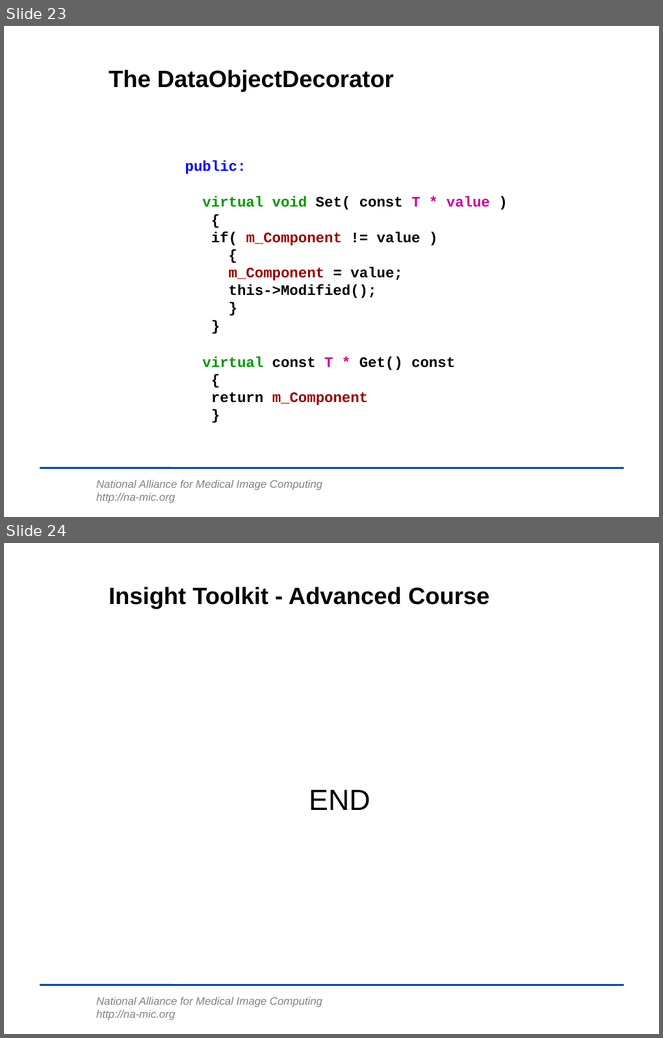
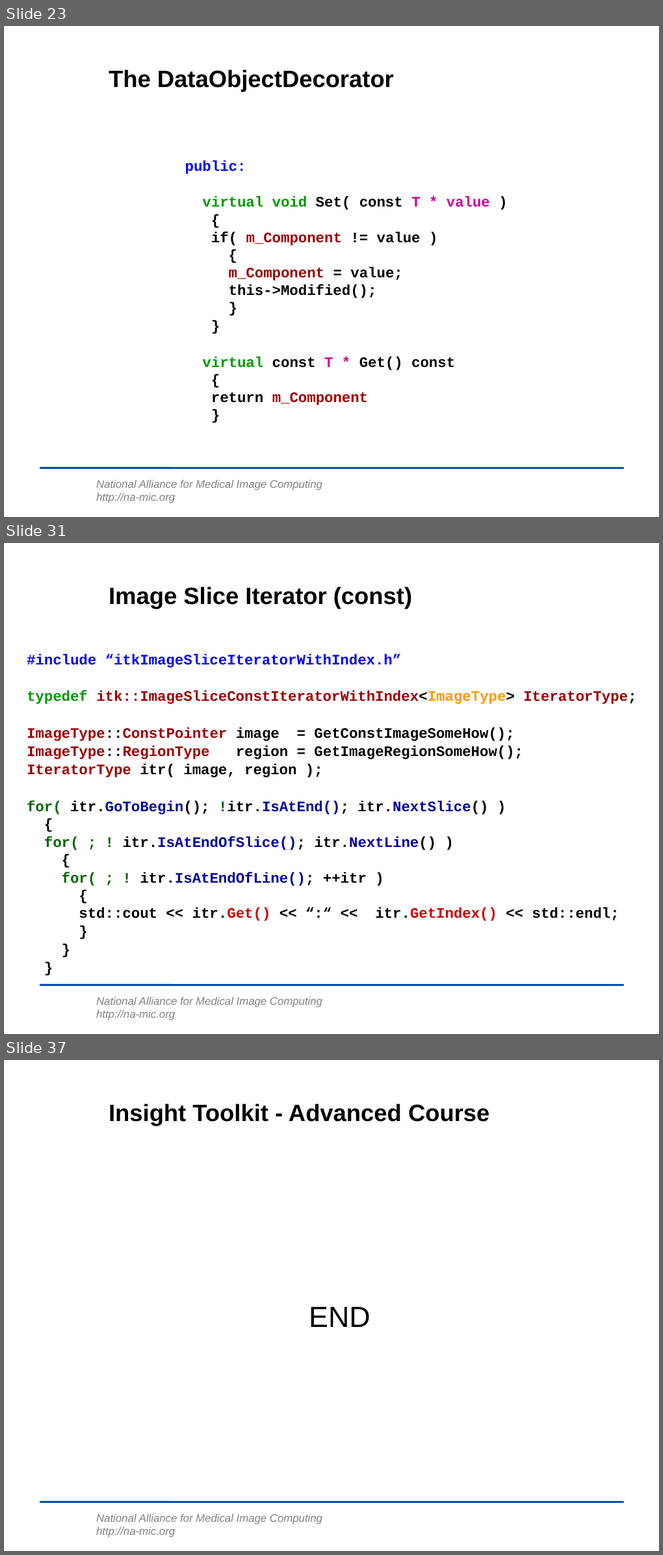
Before and after one commit to lheckemann/namic-sandbox, a slide deck: ITKAdvancedCourse/doc/presentations/Insight-DesignPatterns.ppt. Shown one above the other, each under a label of ours: slides 23 and 24 before the commit, slides 23, 31 and 37 after it; the slides between them are not shown. The pictures are 663x1038 and 663x1555 pixels, drawn with LibreOffice and Linux fonts; fonts in the diff are those of the drawing; background and template pictures are left out. Boxes give left, top, right and bottom in pixels: in the first picture for what was removed or moved away, otherwise in the second. Text is boxed around its words. In the diff, an @@ line names an element or a change of style, - is before the commit and + after.

Commit message:
ENH: Iterators added. Starting to add ImageAdaptors.

```diff
--- a/ITKAdvancedCourse/doc/presentations/Insight-DesignPatterns.ppt
+++ b/ITKAdvancedCourse/doc/presentations/Insight-DesignPatterns.ppt
@@ slide 31 added at [4,543,659,1034], background #FFFFFF; not listed: 2 template elements that a slide beside it also shows @@
@@ title added at [109,587,412,609], 26 pt, text #000000, bold @@
+Image Slice Iterator (const)
@@ text added at [27,654,636,921], 16 pt, text #000000, bold @@
+#include “itkImageSliceIteratorWithIndex.h”
+typedef itk::ImageSliceConstIteratorWithIndex<ImageType> IteratorType;
+ImageType::ConstPointer image = GetConstImageSomeHow();
+ImageType::RegionType region = GetImageRegionSomeHow();
+IteratorType itr( image, region );
+for( itr.GoToBegin(); !itr.IsAtEnd(); itr.NextSlice() )
+{
+for( ; ! itr.IsAtEndOfSlice(); itr.NextLine() )
+{
+for( ; ! itr.IsAtEndOfLine(); ++itr )
+{
+std::cout << itr.Get() << “:“ << itr.GetIndex() << std::endl;
+}
+}
+}
@@ what was slide 24 is now slide 37 @@
```
Also in this commit, not shown: 12 other slides added.
